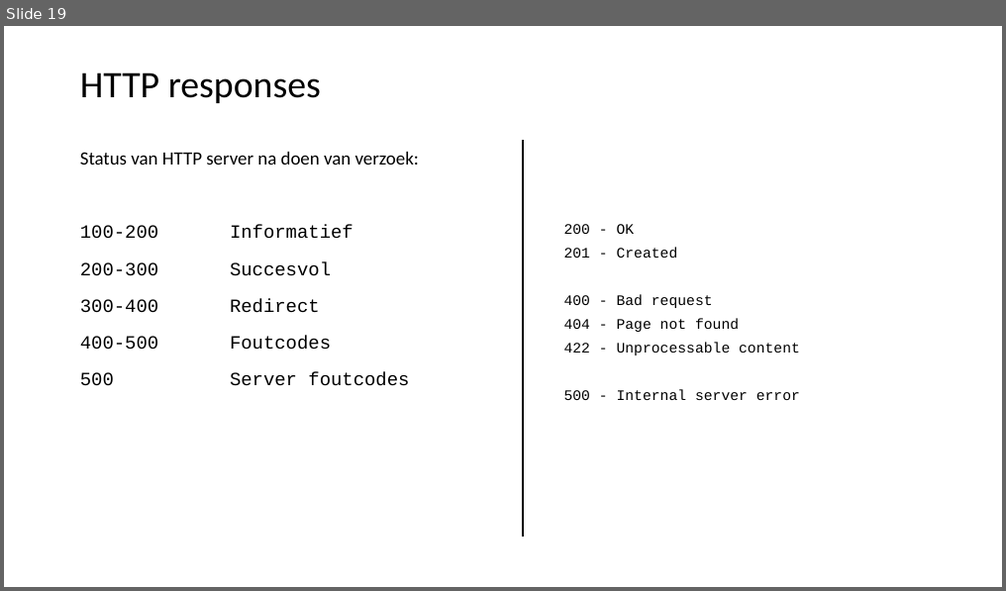
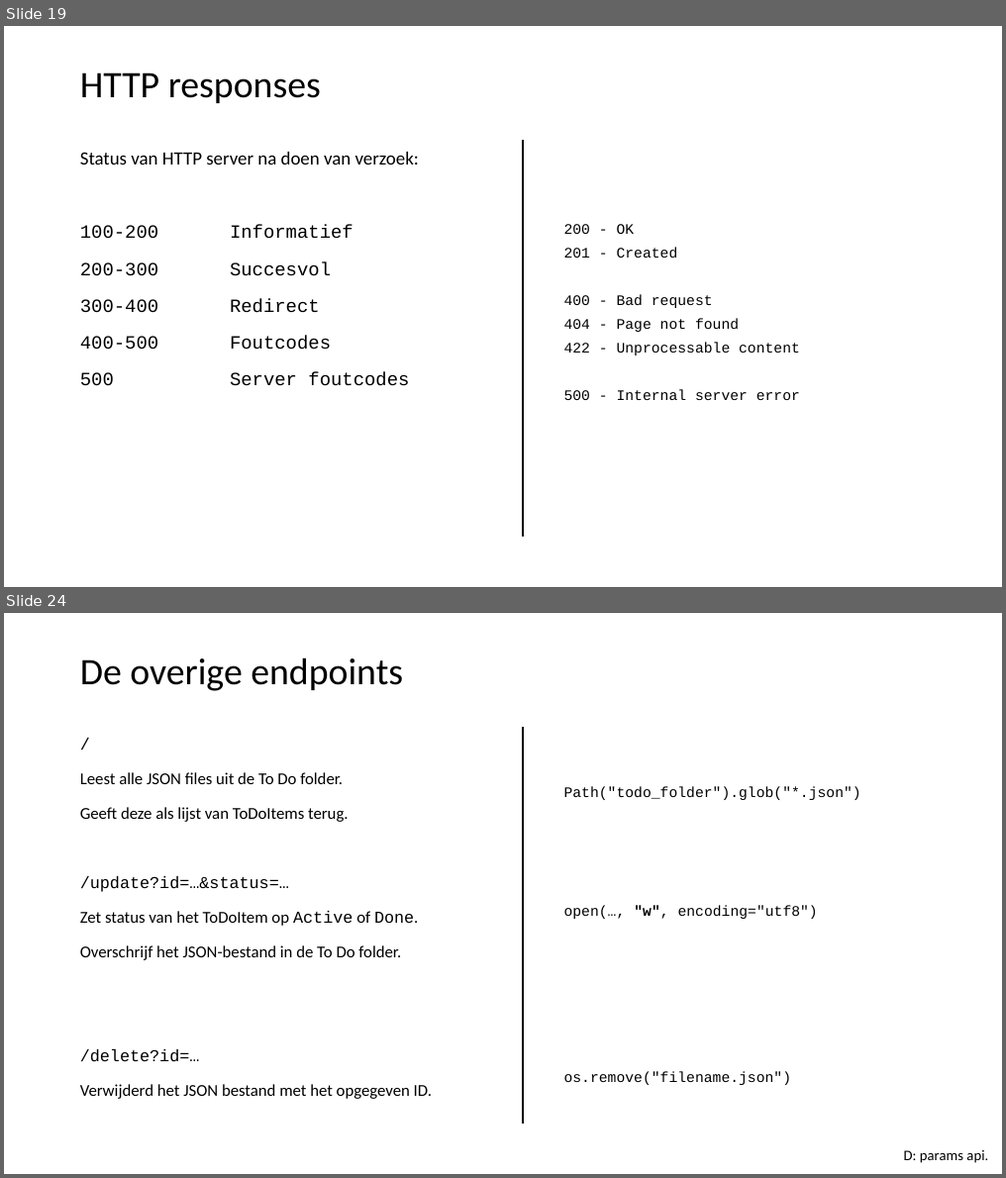
Before and after one commit to LFKoning/knowledge-sharing, a slide deck: python_course_4p/4_api_app/4_api_app.pptx. Shown one above the other, each under a label of ours: slide 19 before the commit, slides 19 and 24 after it; the slides between them are not shown. The pictures are 1006x591 and 1006x1178 pixels, drawn with LibreOffice and Linux fonts; fonts in the diff are those of the drawing. Boxes give left, top, right and bottom in pixels: in the first picture for what was removed or moved away, otherwise in the second. Text is boxed around its words. In the diff, an @@ line names an element or a change of style, - is before the commit and + after.

```diff
--- a/python_course_4p/4_api_app/4_api_app.pptx
+++ b/python_course_4p/4_api_app/4_api_app.pptx
@@ slide 24 added at box(4, 613, 1002, 1174), background #FFFFFF @@
@@ title added at box(80, 658, 403, 691), 36 pt, text #000000 @@
+De overige endpoints
@@ line added from (523, 728) to (523, 1124), #000000 1.5 pt @@
@@ text added at box(80, 772, 432, 1099), 16 pt, text #000000 @@
+/
+Leest alle JSON files uit de To Do folder.
+Geeft deze als lijst van ToDoItems terug.
+/update?id=…&status=…
+Zet status van het ToDoItem op Active of Done.
+Overschrijf het JSON-bestand in de To Do folder.
+/delete?id=…
+Verwijderd het JSON bestand met het opgegeven ID.
@@ text added at box(564, 787, 861, 1085), 14 pt, text #000000 @@
+Path("todo_folder").glob("*.json")
+open(…, "w", encoding="utf8")
+os.remove("filename.json")
@@ text added at box(904, 1151, 988, 1163), 14 pt, text #000000 @@
+D: params api.
```
Also in this commit, not shown: 5 slides changed, 1 other slide added, 8 other files.
